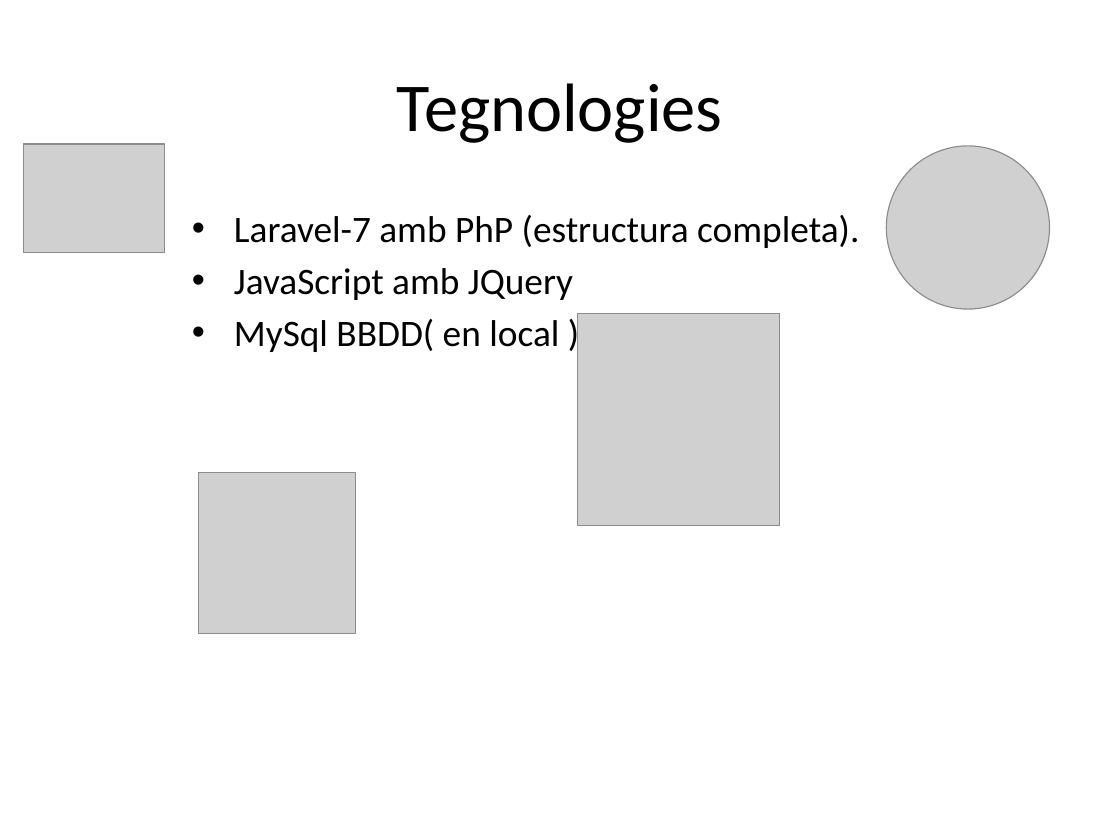
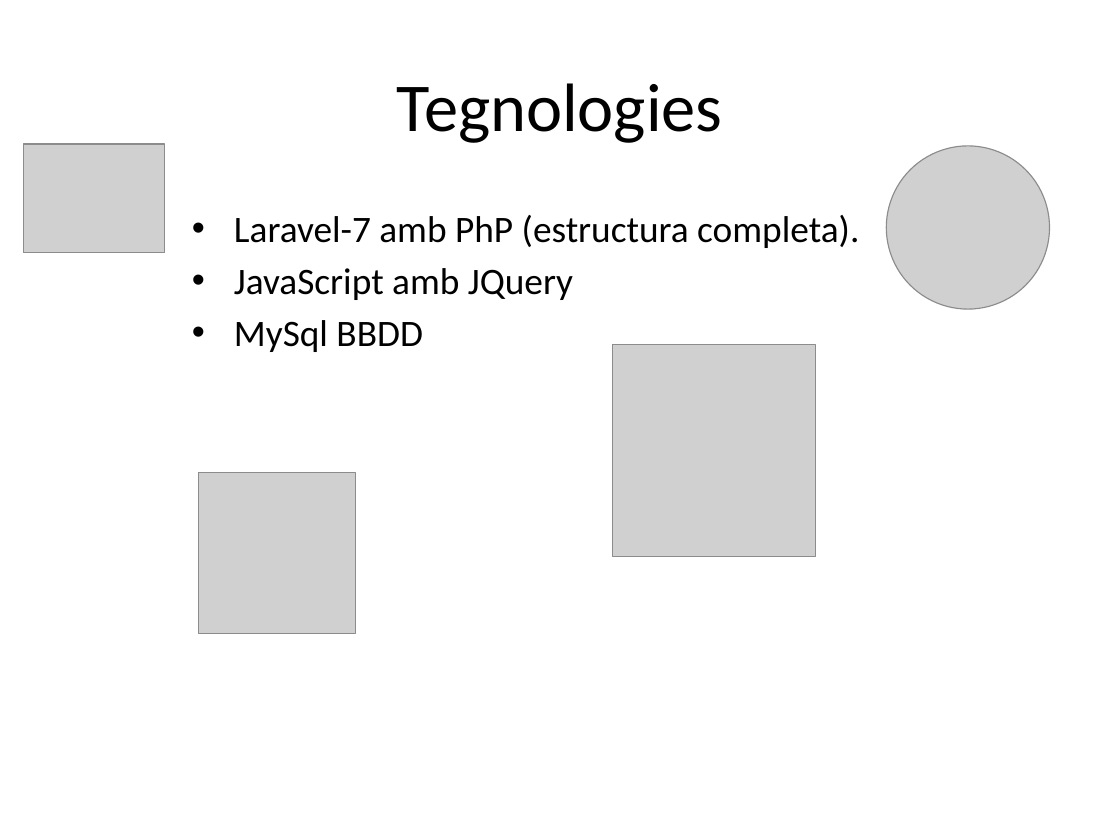
Before and after one commit to nilarrus/VisualMemory, a slide deck: slide 2 of Docs/Visual Memory.pptx. Drawn at 1120x840 pixels with LibreOffice and Linux fonts; fonts in the diff are those of the drawing; grey boxes stand for pictures. Boxes give left, top, right and bottom in pixels: in the first picture for what was removed or moved away, otherwise in the second. Text is boxed around its words. In the diff, an @@ line names an element or a change of style, - is before the commit and + after.

```diff
--- a/Docs/Visual Memory.pptx
+++ b/Docs/Visual Memory.pptx
@@ text at [234,320,422,352]: text changed @@
-• MySql BBDD( en local )
+• MySql BBDD
@@ picture: place and size @@
-picture at [578,314,781,525]
+picture at [613,344,815,556]
```
Also in this commit, not shown: 2 other files.
